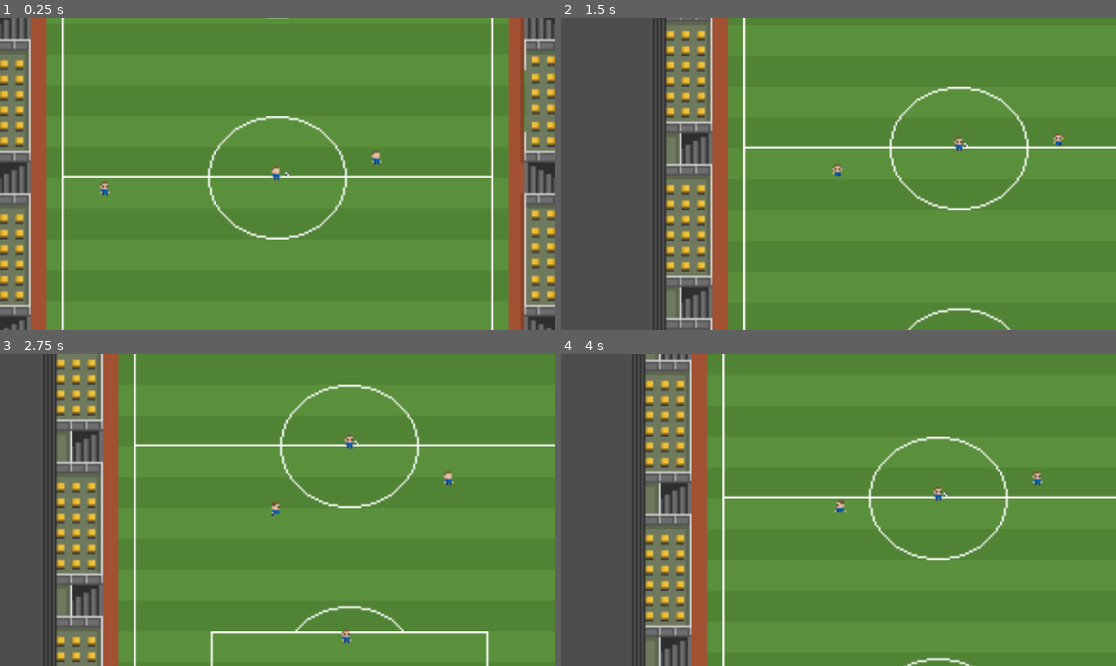
Above: before the commit, frames 1-4 (two rows, left to right).
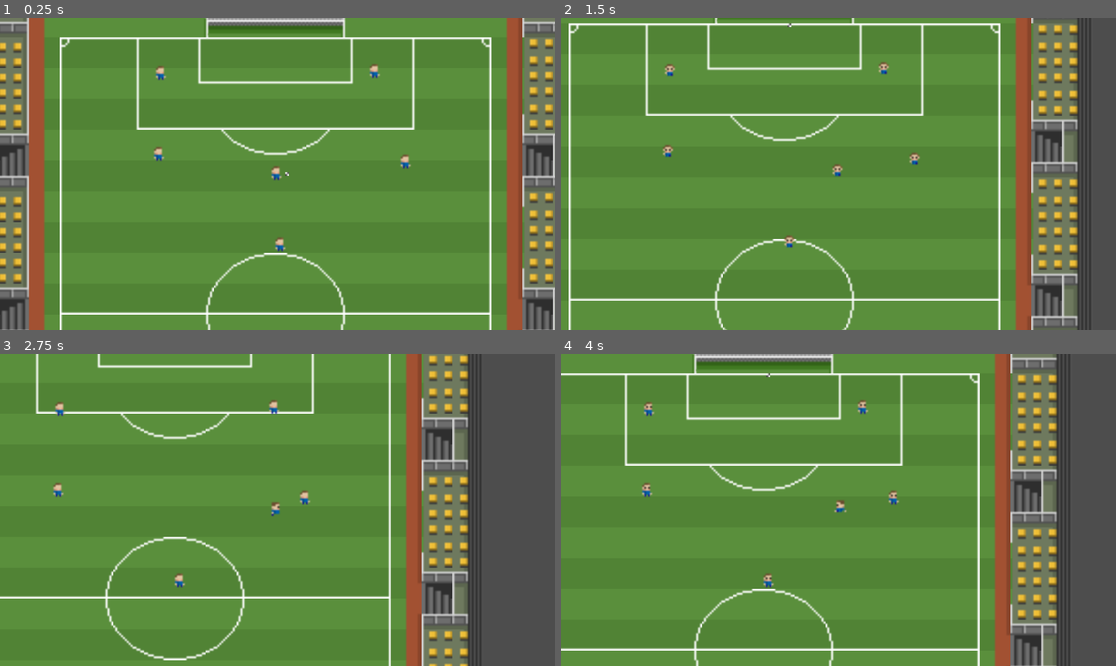
Above: after the commit, the same moments.

Repository: zhanken/Advanced-Programming-Final-Project
Game: Godot game, scene res://main.tscn
The game is run twice, just before and just after one commit, with the same random seed, the same clock (stepped at 60 frames per second) and the same inputs. The project has no main scene, so this scene is started directly.
Inputs:
- Up to frame 1 (0.25 s): no input
- Up to frame 2 (1.5 s): hold D (right) 0.53-1.28 s; hold Q (pass) 0.53-1.28 s; tap E (shoot) at 0.8, 1.35 s; hold S (down) from 1.28 s (still down)
- Up to frame 3 (2.75 s): tap Q (pass) at 1.55 s; release S (down) at 2.03 s; hold D (right) from 2.03 s (still down); hold Q (pass) from 2.03 s (still down); tap E (shoot) at 2.3 s
- Up to frame 4 (4 s): release D (right) at 2.78 s; release Q (pass) at 2.78 s; hold W (up) 2.78-3.53 s; tap E (shoot) at 2.85, 3.8 s; tap Q (pass) at 3.05 s; hold A (left) from 3.53 s (still down); hold Q (pass) from 3.53 s (still down)

The runs differ from the first frame. In frame 1, 16% of the frame differs, in the area x 0-100%, y 0-100%; in frame 2, 53%; in frame 3, 53%; in frame 4, 54%.
Error after the commit: Invalid access to property or key 'position' on a base object of type 'null instance'. (res://main.gd:40)

Commit message:
fully functional passing and team. team still just moves up and down with you though. working on creating scenarios now

Diff:
--- a/bluesoccerone.gd
+++ b/bluesoccerone.gd
@@ -12,7 +12,6 @@
 
 
 func _physics_process(delta):
-	#print(self.position)
 	if true:
 		var dir = Vector2.ZERO
 		if Input.is_action_pressed("up"):
--- a/main.gd
+++ b/main.gd
@@ -11,6 +11,7 @@
 var attachedNow = false
 var damping = .9
 var currentVelocity: Vector2
+var teammates = [get_node("tm1"), get_node("tm2"), get_node("tm3"), get_node("tm4"), get_node("tm5")]
 signal attached
 func _ready() -> void:
 	player = get_node("Player")
@@ -21,7 +22,7 @@
 	var distance = player.position.distance_to(soccerBall.position)
 	currentVelocity *= damping
 	soccerBall.move_and_collide(currentVelocity * delta)
-	if soccerBall.position == goalMID || soccerBall.position == goalLEFT || soccerBall.position == goalRIGHT:
+	if soccerBall.position.y < 67:
 		print('GOALL')
 	if distance < 6:
 		attachedNow = true
@@ -31,31 +32,30 @@
 	soccerBall.set_deferred("collision_mask", 0)
 	emit_signal("attached")
 
+func find_closest_teammate():
+	var closest_teammate = null
+	var closest_distance = INF # Set initial distance to a large value
+
+	for teammate in teammates:
+		var distance = get_node("Player").position.distance_to(teammate.position)
+		if distance < closest_distance:
+			closest_distance = distance
+			closest_teammate = teammate
+
+	return closest_teammate
 var passForce = 100
 func _on_player_passing():
 	soccerBall.set_deferred("collision_layer", 1)
 	soccerBall.set_deferred("collision_mask", 1)
+	var tmtopass = find_closest_teammate()
 	if attachedNow:
-		tm1 = get_node("team1")
-		var t1d = soccerBall.position.distance_to(tm1.position)
-		tm2 = get_node("team2")
-		var t2d = soccerBall.position.distance_to(tm2.position)
-		if t1d < t2d:
-			passForce = soccerBall.position.distance_to(tm1.position)*6
-			var direction = (tm1.position - soccerBall.position).normalized()
-			var positionSave = tm1.position
-			tm1.position = player.position
-			player.position = positionSave
-			var velocity = direction * passForce
-			currentVelocity = velocity
-		else:
-			passForce = soccerBall.position.distance_to(tm2.position)*6
-			var direction = (tm2.position - soccerBall.position).normalized()
-			var velocity = direction * passForce
-			var positionSave = tm2.position
-			tm2.position = player.position
-			player.position = positionSave
-			currentVelocity = velocity
+		passForce = soccerBall.position.distance_to(tmtopass.position)*6
+		var direction = (tmtopass.position - soccerBall.position).normalized()
+		var velocity = direction * passForce
+		var positionSave = tmtopass.position
+		tmtopass.position = player.position
+		player.position = positionSave
+		currentVelocity = velocity
 	attachedNow = false
 
 var shootSpeed = 700
--- a/main.tscn
+++ b/main.tscn
@@ -1688,24 +1688,25 @@
 layer_1/tile_data = PackedInt32Array(196616, 327682, 3, 196617, 327682, 3, 196618, 327682, 3, 196619, 327682, 3, 196620, 393218, 3, 196615, 262146, 3, 1376263, 262146, 4, 1376264, 327682, 4, 1376265, 327682, 4, 1376266, 327682, 4, 1376267, 327682, 4, 1376268, 393218, 4)
 
 [node name="Player" parent="." instance=ExtResource("2_b1253")]
-position = Vector2(160, 206)
+position = Vector2(161, 135)
+
+[node name="tm1" parent="." instance=ExtResource("6_u3f4d")]
+position = Vector2(212, 82)
+
+[node name="tm2" parent="." instance=ExtResource("6_u3f4d")]
+position = Vector2(101, 83)
+
+[node name="tm3" parent="." instance=ExtResource("6_u3f4d")]
+position = Vector2(100, 125)
+
+[node name="tm4" parent="." instance=ExtResource("6_u3f4d")]
+position = Vector2(163, 172)
+
+[node name="tm5" parent="." instance=ExtResource("6_u3f4d")]
+position = Vector2(228, 129)
 
 [node name="soccerball" parent="." instance=ExtResource("3_6b2ps")]
-position = Vector2(163, 207)
+position = Vector2(165, 135)
 
-[node name="team1" parent="." instance=ExtResource("6_u3f4d")]
-position = Vector2(159, 307)
-script = null
-
-[node name="team2" parent="." instance=ExtResource("6_u3f4d")]
-position = Vector2(71, 214)
-script = null
-
-[node name="CharacterBody2D" parent="." instance=ExtResource("6_u3f4d")]
-position = Vector2(212, 198)
-
-[connection signal="attached" from="." to="soccerball" method="_on_node_2d_attached"]
 [connection signal="passing" from="Player" to="." method="_on_player_passing"]
-[connection signal="passing" from="Player" to="soccerball" method="_on_player_passing"]
 [connection signal="shoot" from="Player" to="." method="_on_player_shoot"]
-[connection signal="shoot" from="Player" to="soccerball" method="_on_player_shoot"]
Not shown: 2 places in soccerball.tscn that only renumber resources
